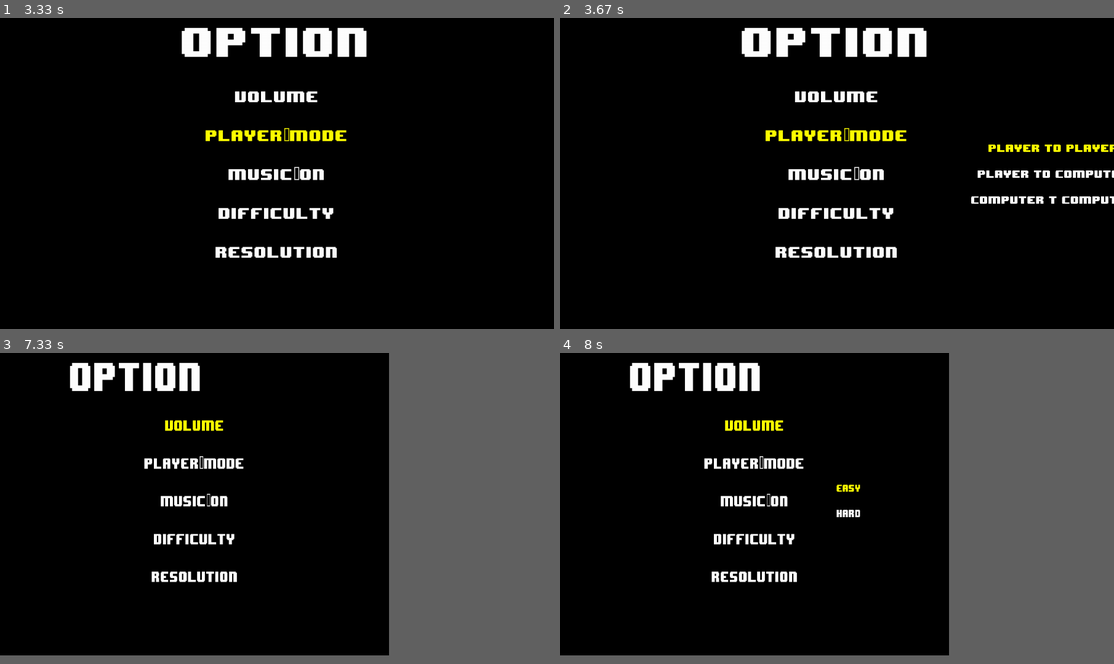
Above: before the commit, frames 1-4 (two rows, left to right).
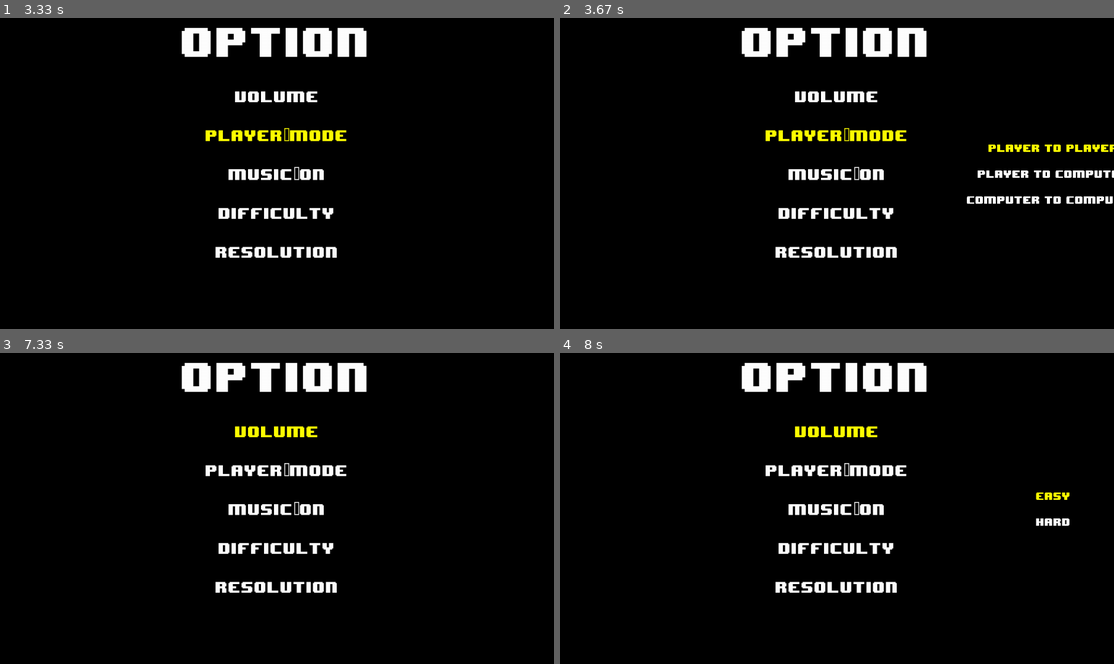
Above: after the commit, the same moments.

Repository: MohammadDallash/Gobblet-Ai-PYgame
Game: pygame game, started from main.py
The game is run twice, just before and just after one commit, with the same random seed, the same clock (stepped at 60 frames per second) and the same inputs.
Inputs (mouse positions are in pixels of both pictures, inside the frame that each line leads up to):
- Up to frame 1 (3.33 s): click (277, 154) at 0.38 s; tap Enter at 0.83 s; click (454, 164) at 1.22 s; hold Up 2-2.47 s; click (493, 173) at 2.55 s; tap S at 3 s
- Up to frame 2 (3.67 s): tap Enter at 3.33 s
- Up to frame 3 (7.33 s): click (481, 533) at 3.72 s; tap W at 4.17 s; hold Down 5.57-6.03 s; hold Up 6.5-6.87 s; click (249, 589) at 6.95 s; click (493, 483) at 7.28 s
- Up to frame 4 (8 s): click (837, 545) at 7.95 s
In our replay, in frame 3 the window is 632x492 before the commit and 900x506 after it. These sizes can differ from the game's own. Grey fills any space a smaller window leaves; there, only what the larger window draws over its background counts as a difference.

Frame 1 is identical in both runs. In frame 2, 0.3% of the frame differs, in the area x 73-100%, y 57-60%; in frame 3, 7.5%; in frame 4, 7.9%, in the area x 12-92%, y 3-78%.

Commit message:
Update option.py

Diff:
--- a/states/option.py
+++ b/states/option.py
@@ -10,7 +10,7 @@
         State.__init__(self, game)
         self.options_str = ['Volume', 'Player_Mode', 'Music_On', 'Difficulty', 'Resolution']
         self.Volume_options = ['Higher', 'Lower', 'Mute']
-        self.Player_mode_options = ['Player to Player', 'Player to Computer', 'Computer t Computer']
+        self.Player_mode_options = ['Player to Player', 'Player to Computer', 'Computer to Computer']
         self.Music_on_options = ['On', 'Off']
         self.Difficulty_options = ['Easy', 'Hard']
         self.Resolution_options = ['900x700', '1200x400', '1200x800']
@@ -100,7 +100,7 @@
 
         self.cur_option = self.get_choose()
 
-        self.menuGUI = MenuGUI(self.game, self.options_str, 0, font_size=20,
+        self.menuGUI = MenuGUI(self.game, self.options_str, self.cur_option, font_size=20,
                                x_pos=self.game.DISPLAY_W / 2 + 500, justTxt=False)
 
     def get_choose(self):
@@ -135,9 +135,18 @@
             self.exit_state()
         if(actions['LEFT_MOUSE_KEY_PRESS']):
             x,y=pygame.mouse.get_pos()
-            if self.menuGUI.mouse_collidepoint(x,y,0) or self.menuGUI.mouse_collidepoint(x,y,1)or self.menuGUI.mouse_collidepoint(x,y,2)or self.menuGUI.mouse_collidepoint(x,y,0) :
-                self.set_choose()
+            if self.menuGUI.mouse_collidepoint(x,y,0):
+                self.option_object.set_volume(self.options_str[0])
                 self.exit_state()
+            elif self.menuGUI.mouse_collidepoint(x,y,1):
+                self.option_object.set_volume(self.options_str[1])
+                self.exit_state()
+
+            elif self.menuGUI.mouse_collidepoint(x,y,2) :
+                self.option_object.set_volume(self.options_str[2])
+                self.exit_state()
+
+
 
 
     def render(self,display):
